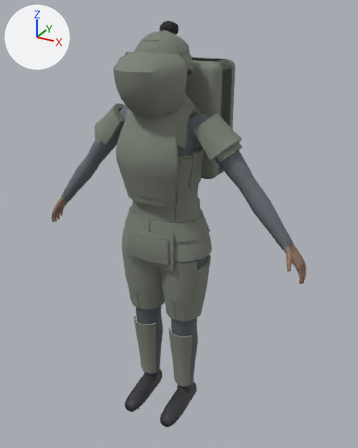
Two versions of the glTF model models/characters/human/variants/f06.glb, one commit apart.
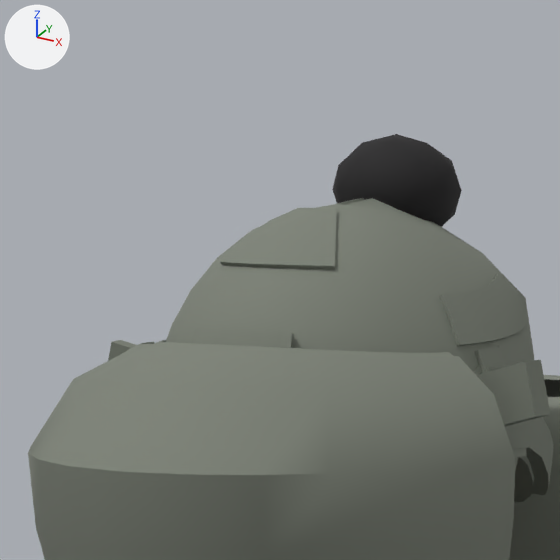
Each version is shown whole from a 50 mm lens placed at (1.038, -1.762, 1.879), pointed at (0.017, 0.096, 0.95), then close up on the part from 30% to 54% of the width and 0% to 19% of the height. Every picture has the same lights, and +X, +Y and +Z are marked at upper left. The first two pictures are the older version.

Objects in the first close-up: 'head', 'kithelmrifle', 'kitpackruck', 'kitshieldframe', 'kitshieldrifle' and 4 more.
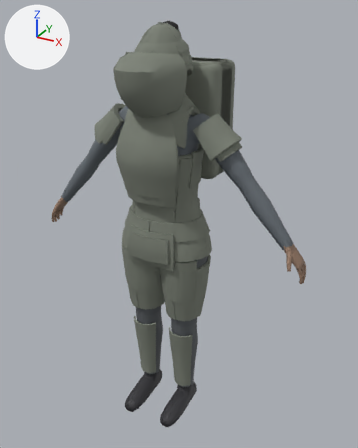
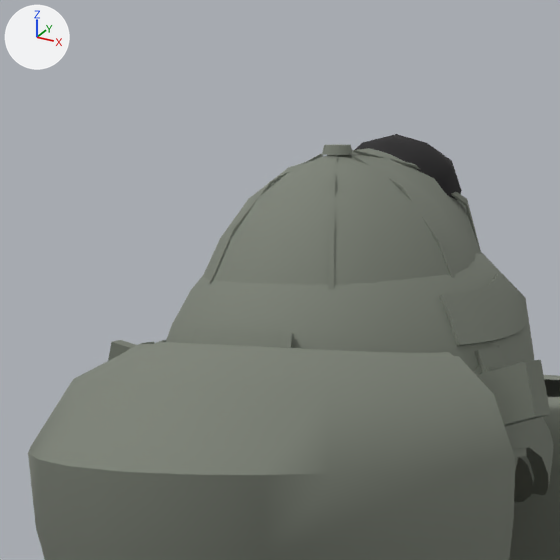
The change in detail:
Material 'kitcap' (mat_kitcap) is new.
Its base color is (0.2, 0.22, 0.18) (grey #7c8176).
Its roughness is 0.85.
Mesh me_kitcap is new.
It has 850 vertices, 1680 faces and spans x -0.109..0.109, y -0.203..0.111, z 1.651..1.823.
It uses material mat_kitcap (grey #7c8176).
Object 'kitcap' (ob_kitcap) is new; it shows me_kitcap.
Its location is (0.0, 0.0, 0.0).

Pixel boxes (x1, y1, x2, y2) of what changed, in the close-ups (560 x 560 px):
'kitcap', added: after (203, 145, 481, 290)
'head', unchanged, covered by the edit: before (332, 134, 462, 227); after (355, 134, 462, 200)
